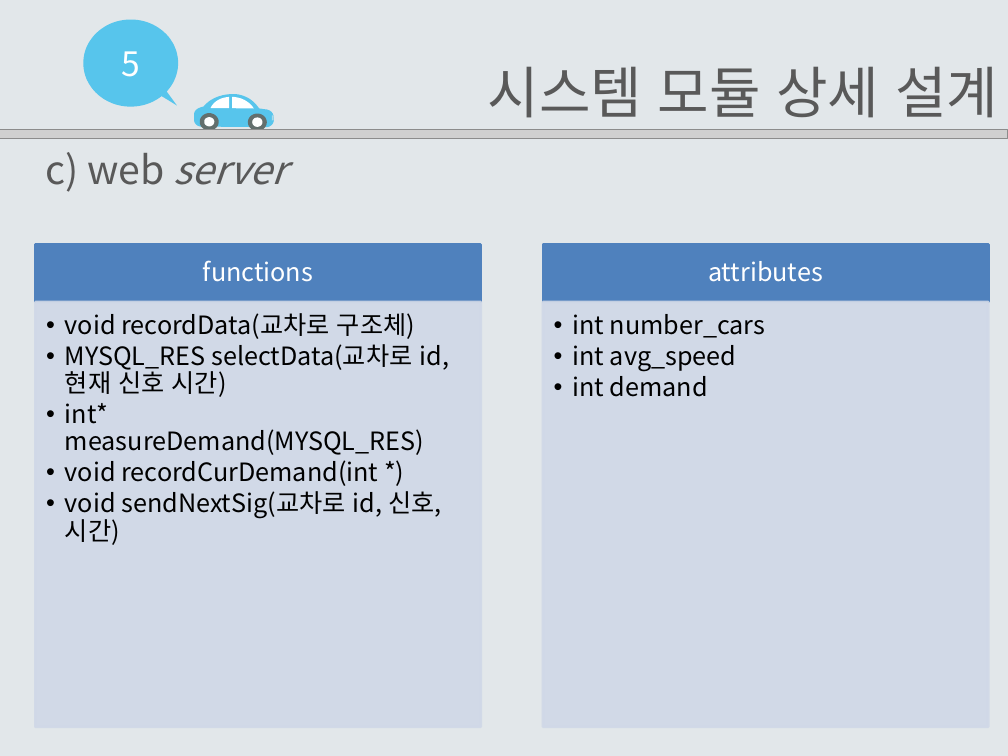
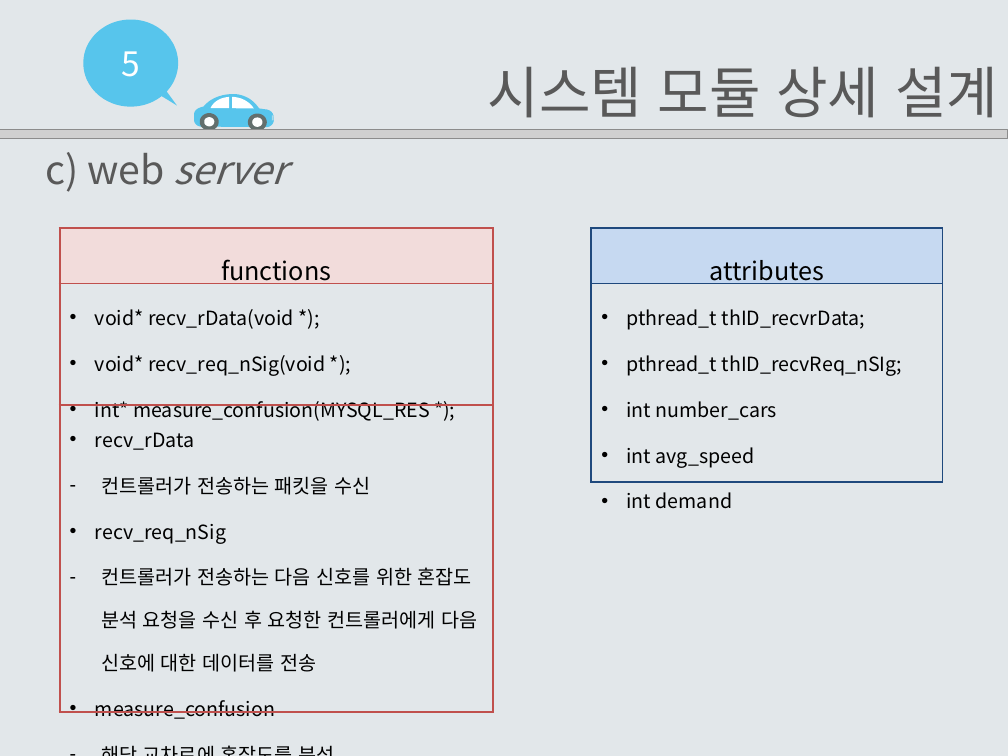
Before and after one commit to EomHeeSang/grad_proj, a slide deck: slide 21 of 발표자료/설계서2-14(엄희상,박주호,김태경).pptx. Drawn at 1008x756 pixels with LibreOffice and Linux fonts; fonts in the diff are those of the drawing; grey boxes stand for pictures. Boxes give left, top, right and bottom in pixels: in the first picture for what was removed or moved away, otherwise in the second. Text is boxed around its words. In the diff, an @@ line names an element or a change of style, - is before the commit and + after.

```diff
--- a/발표자료/설계서2-14(엄희상,박주호,김태경).pptx
+++ b/발표자료/설계서2-14(엄희상,박주호,김태경).pptx
@@ table added at (x1=59, y1=228, x2=493, y2=723), 3 rows, 1 columns @@
+functions
+void* recv_rData(void *); / void* recv_req_nSig(void *); / int* measure_confusion(MYSQL_RES *);
+recv_rData / 컨트롤러가 전송하는 패킷을 수신 / recv_req_nSig / 컨트롤러가 전송하는 다음 신호를 위한 혼잡도 분석 요청을 수신 후 요청한 컨트롤러에게 다음 신호에 대한 데이터를 전송 / measure_confusion / 해당 교차로에 혼잡도를 분석
@@ table added at (x1=592, y1=228, x2=942, y2=513), 2 rows, 1 columns @@
+attributes
+pthread_t thID_recvrData; / pthread_t thID_recvReq_nSIg; / int number_cars / int avg_speed / int demand
@@ group removed at (x1=35, y1=245, x2=989, y2=727): 4 rectangles, 4 texts @@
-functions
-  •• void recordData(교차로 구조체)
-  •• MYSQL_RES selectData(교차로 id, 현재 신호 시간)
-  •• int* measureDemand(MYSQL_RES)
-  •• void recordCurDemand(int *)
-  •• void sendNextSig(교차로 id, 신호, 시간)
-attributes
-  •• int number_cars
-  •• int avg_speed
-  •• int demand
```
Also in this commit, not shown: 18 other slides changed, 1 slide added, 3 other files.
